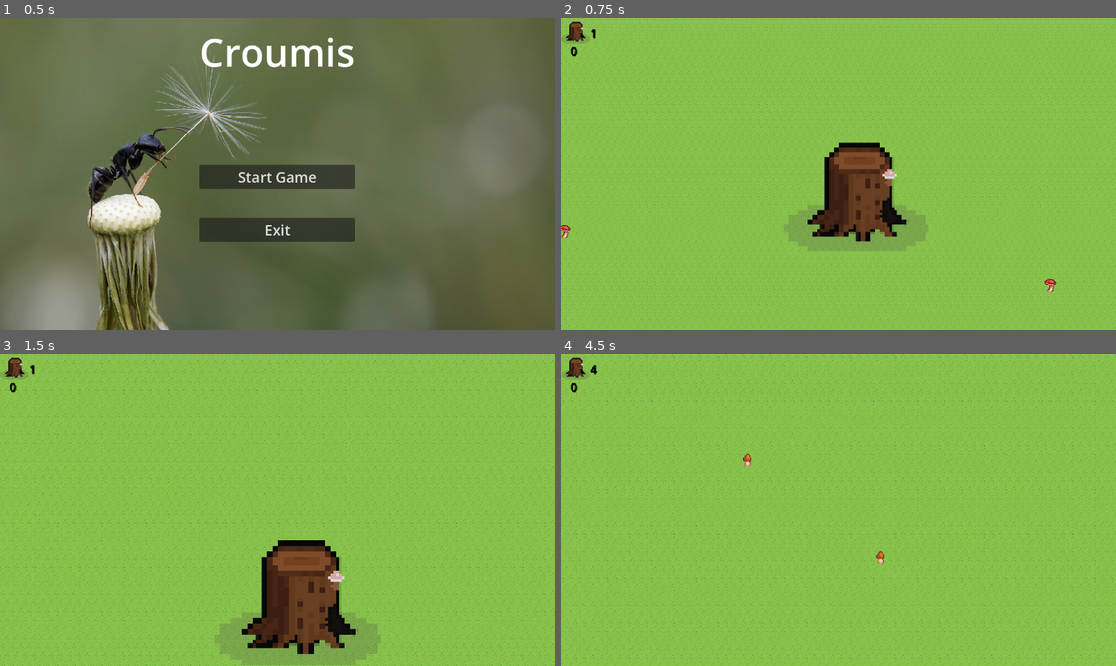
Above: before the commit, frames 1-4 (two rows, left to right).
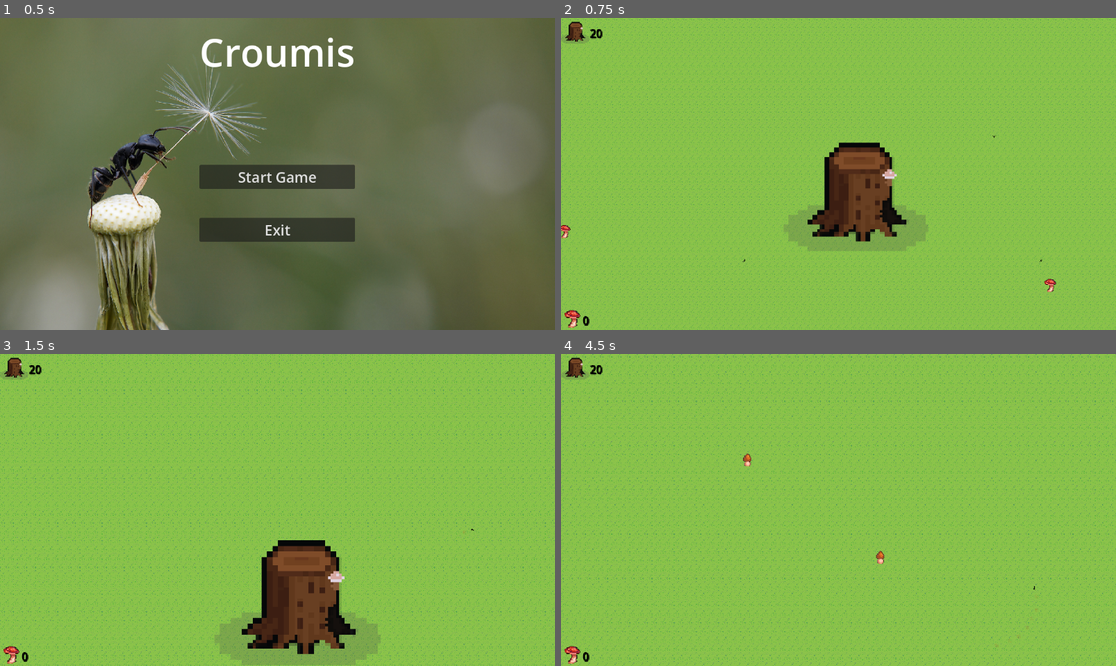
Above: after the commit, the same moments.

Repository: lotuscramoisi/Croumis
Game: Godot game, scene res://scene/main_menu.tscn
Two runs of this game, one before a commit and one after it. Both use one fixed random seed, a clock stepped at 60 frames per second and the inputs below.
Inputs (mouse positions are in pixels of both pictures, inside the frame that each line leads up to):
- Up to frame 1 (0.5 s): no input
- Up to frame 2 (0.75 s): click "Start Game" at 0.5 s
- Up to frame 3 (1.5 s): tap Enter at 1.25 s; move the mouse to (249, 572) at 1.27 s; hold W (input_up) from 1.28 s (still down); tap Mouse wheel down (input_scroll_down) at 1.35 s
- Up to frame 4 (4.5 s): move the mouse to (1005, 556) at 2.02 s; tap Mouse wheel up (input_scroll_up) at 2.1, 3.6 s; move the mouse to (672, 463) at 2.77 s; release W (input_up) at 2.78 s; hold A (input_left) 2.78-4.28 s; tap Mouse wheel down (input_scroll_down) at 2.85, 4.35 s; move the mouse to (866, 510) at 3.52 s; move the mouse to (755, 432) at 4.27 s; hold S (input_down) from 4.28 s (still down)

Frame 1 is identical in both runs. In frame 2, 0.3% of the frame differs, in the area x 0-87%, y 1-100%; in frame 3, 0.5%; in frame 4, 1.2%, in the area x 0-100%, y 0-100%.

Commit message:
Ants spawns based on amount of food in base

Diff:
--- a/code/food.gd
+++ b/code/food.gd
@@ -16,7 +16,7 @@
 func was_eaten(food_body: RID):
 
 	if !dico_of_food.has(food_body):
-		dico_of_food[food_body] = 100
+		dico_of_food[food_body] = 1000
 
 	dico_of_food[food_body] -= 10  # Diminue la quantité de nourriture
 	if dico_of_food[food_body] <= 0:
--- a/code/spawnAnt.gd
+++ b/code/spawnAnt.gd
@@ -3,12 +3,21 @@
 @export var tilemap: TileMapLayer
 @export var ant: PackedScene
 @export var spawn_layer: int = 2
+@export var base_ants: int = 20
 @export var enemy_parent: Node2D
 @onready var timer = $Timer
 
 func _ready() -> void:
-	timer.timeout.connect(spawn_ant)
-	spawn_ant()
+	#timer.timeout.connect(spawn_ant)
+	for i in base_ants:
+		spawn_ant()
+
+func _process(delta: float) -> void:
+	# Spawn ants when more food than 5
+	var food_in_colony = GlobalColony.food_in_colony
+	if food_in_colony >= 5:
+		GlobalColony.food_in_colony -= food_in_colony
+		spawn_ant()
 
 func spawn_ant():
 	#print("Spawn ant")
--- a/scene/UserUiInGame.tscn
+++ b/scene/UserUiInGame.tscn
@@ -1,16 +1,17 @@
-[gd_scene load_steps=3 format=3 uid="uid://b67u44n5lh7b2"]
+[gd_scene load_steps=4 format=3 uid="uid://b67u44n5lh7b2"]
 
 [ext_resource type="Texture2D" uid="uid://crgc5e81lqx73" path="res://assets/Nest.png" id="1_kflaj"]
 [ext_resource type="Script" path="res://code/numberOfAnts.gd" id="1_qdmdj"]
+[ext_resource type="Texture2D" uid="uid://cnfnqo812q2pc" path="res://assets/mushroomIcon.png" id="3_lrruj"]
 
 [node name="Control" type="Control"]
 layout_mode = 3
-anchors_preset = 15
-anchor_right = 1.0
-anchor_bottom = 1.0
-grow_horizontal = 2
-grow_vertical = 2
+anchors_preset = 0
+offset_left = -1.0
+offset_right = -1.0
+size_flags_horizontal = 2
 script = ExtResource("1_qdmdj")
+metadata/_edit_use_anchors_ = true
 
 [node name="Souche" type="TextureRect" parent="."]
 layout_mode = 0
@@ -30,11 +31,24 @@
 theme_override_colors/font_outline_color = Color(0, 0, 0, 1)
 
 [node name="FoodInColony" type="Label" parent="."]
-offset_left = 20.0
-offset_top = 51.0
-offset_right = 41.0
-offset_bottom = 74.0
-scale = Vector2(1.36, 1.48692)
+layout_mode = 1
+anchors_preset = 1
+anchor_left = 1.0
+anchor_right = 1.0
+offset_left = 46.0
+offset_top = 610.0
+offset_right = 67.0
+offset_bottom = 633.0
+grow_horizontal = 0
+scale = Vector2(1.35625, 1.50882)
 theme_override_colors/font_color = Color(0, 0, 0, 1)
 theme_override_colors/font_shadow_color = Color(0, 0, 0, 1)
 theme_override_colors/font_outline_color = Color(0, 0, 0, 1)
+
+[node name="TextureRect" type="TextureRect" parent="."]
+layout_mode = 0
+offset_left = 4.0
+offset_top = 604.0
+offset_right = 44.0
+offset_bottom = 644.0
+texture = ExtResource("3_lrruj")
--- a/scene/game.tscn
+++ b/scene/game.tscn
@@ -126,7 +126,13 @@
 physics_layer_0/collision_mask = 2
 sources/0 = SubResource("TileSetAtlasSource_h44so")
 
-[node name="game" type="Node2D"]
+[node name="game" type="Control"]
+layout_mode = 3
+anchors_preset = 0
+offset_left = 3.0
+offset_top = 3.0
+offset_right = 3.0
+offset_bottom = 3.0
 
 [node name="camera" parent="." instance=ExtResource("4_82kjx")]
 
Binary file added: assets/mushroomIcon.png
Not shown, added: assets/mushroomIcon.png.import
